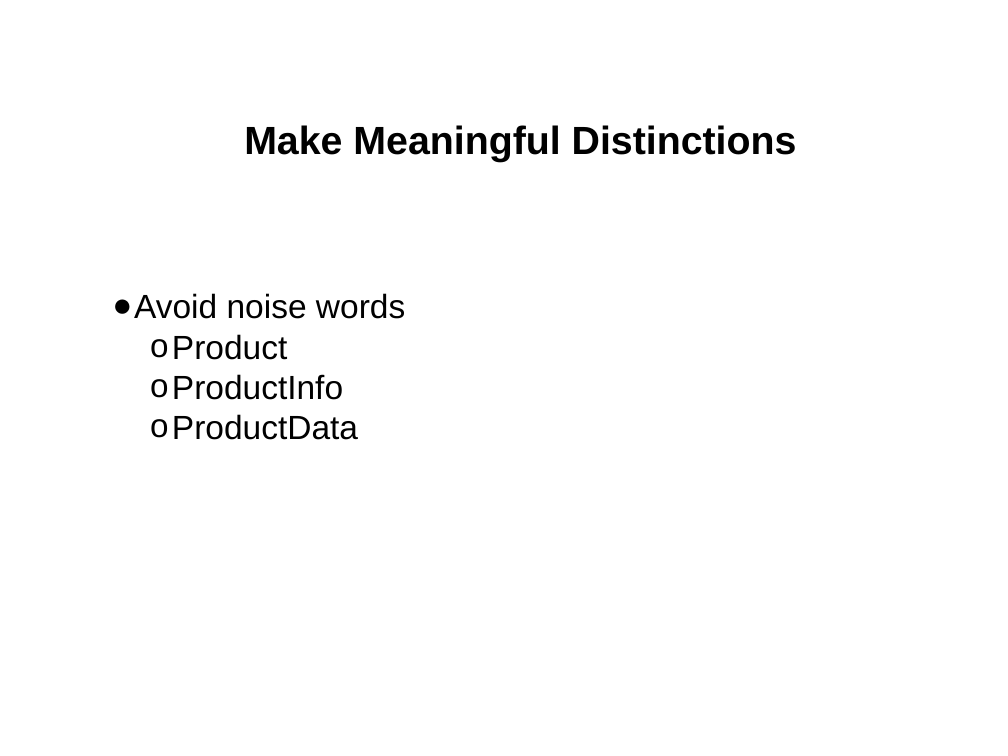
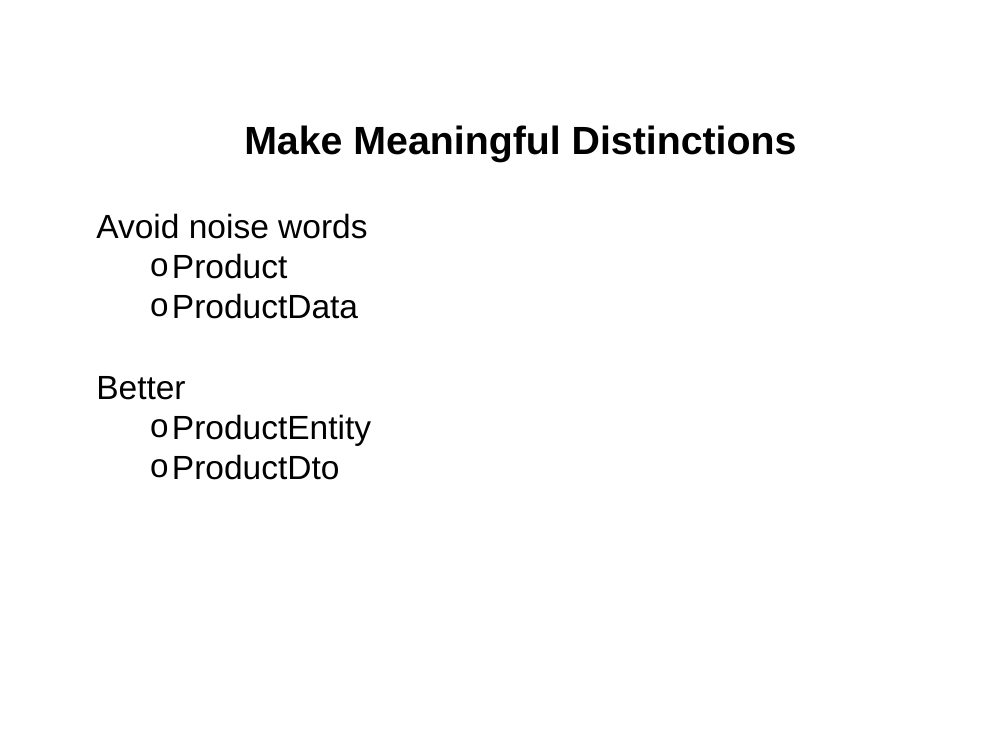
Before and after one commit to cvmocanu/clean-code-presentation, a slide deck: slide 23 of Clean Code.pptx (slide 17 before the commit). Drawn at 1008x756 pixels with LibreOffice and Linux fonts; fonts in the diff are those of the drawing. Boxes give left, top, right and bottom in pixels: in the first picture for what was removed or moved away, otherwise in the second. Text is boxed around its words. In the diff, an @@ line names an element or a change of style, - is before the commit and + after.

```diff
--- a/Clean Code.pptx
+++ b/Clean Code.pptx
@@ text at bbox=[96, 213, 367, 239]: bullet ● to none @@
@@ text at bbox=[96, 376, 371, 480]: paragraphs added @@
+Better
+  o ProductEntity
+  o ProductDto
@@ text at bbox=[172, 374, 343, 400]: paragraph removed @@
-  o ProductInfo
```
Also in this commit, not shown: 9 other slides changed, 10 slides added.
